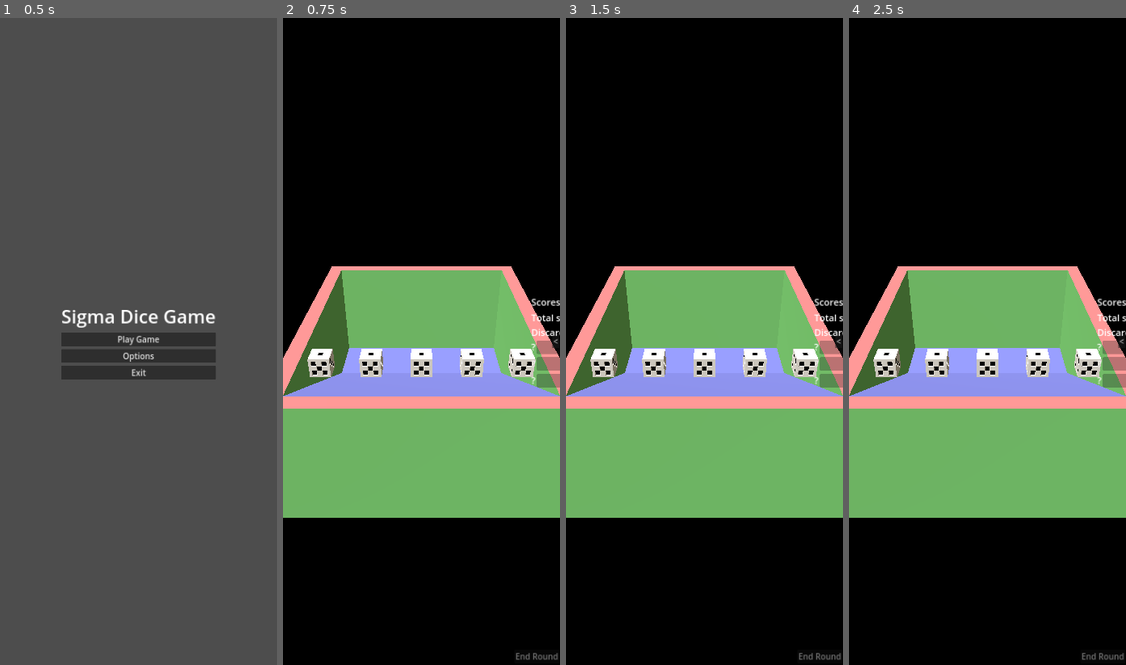
Above: before the commit, frames 1-4 (left to right).
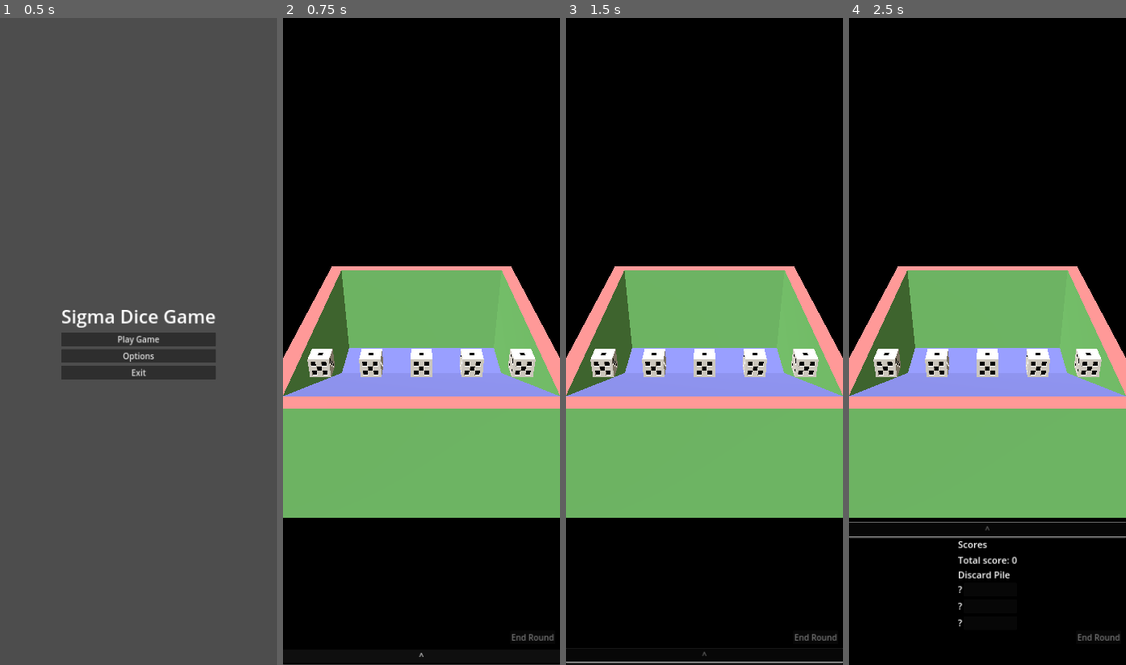
Above: after the commit, the same moments.

Repository: Inglo-Games/SigmaDiceGame
Game: Godot game, scene res://Scenes/Menus/MainMenu.tscn
Two runs of this game, one before a commit and one after it. Both use one fixed random seed, a clock stepped at 60 frames per second and the inputs below.
Inputs (mouse positions are in pixels of both pictures, inside the frame that each line leads up to):
- Up to frame 1 (0.5 s): no input
- Up to frame 2 (0.75 s): click "Play Game" at 0.5 s
- Up to frame 3 (1.5 s): click "<" (after the commit: "^") at 1.25 s
- Up to frame 4 (2.5 s): click (1120, 341) at 2 s, where only the run before the commit has a clickable "<"

Frame 1 is identical in both runs. In frame 2, 1.1% of the frame differs, in the area x 0-100%, y 43-100%; in frame 3, 1.3%; in frame 4, 1.8%.

Commit message:
Move scoreboard panel to bottom

Diff:
--- a/game/Scenes/Game.tscn
+++ b/game/Scenes/Game.tscn
@@ -55,8 +55,10 @@
 anchor_top = 1.0
 anchor_right = 1.0
 anchor_bottom = 1.0
-offset_left = -180.0
-offset_top = -60.0
+offset_left = -196.0
+offset_top = -134.0
+offset_right = -16.0
+offset_bottom = -74.0
 grow_horizontal = 0
 grow_vertical = 0
 theme = ExtResource("4_2o0ol")
@@ -70,10 +72,10 @@
 text = "End Round"
 
 [node name="ScoreboardPanel" parent="." instance=ExtResource("4_56du8")]
-anchors_preset = 11
-anchor_left = 1.0
-offset_left = -30.0
-offset_right = 333.0
-grow_horizontal = 0
+anchors_preset = 12
+anchor_top = 1.0
+offset_top = -61.0
+offset_bottom = 0.0
+grow_vertical = 0
 
 [connection signal="pressed" from="ButtonContainer/EndRoundButton" to="." method="_on_pressed_end_round_button"]
--- a/game/Scenes/UI/Scoreboard.tscn
+++ b/game/Scenes/UI/Scoreboard.tscn
@@ -9,17 +9,13 @@
 
 [node name="VBox" type="VBoxContainer" parent="."]
 layout_mode = 1
-anchors_preset = 8
+anchors_preset = 5
 anchor_left = 0.5
-anchor_top = 0.5
 anchor_right = 0.5
-anchor_bottom = 0.5
 offset_left = -51.5
-offset_top = -89.0
 offset_right = 51.5
-offset_bottom = 89.0
+offset_bottom = 178.0
 grow_horizontal = 2
-grow_vertical = 2
 
 [node name="ScoresHeader" type="Label" parent="VBox"]
 layout_mode = 2
--- a/game/Scenes/UI/ScoreboardPanel.gd
+++ b/game/Scenes/UI/ScoreboardPanel.gd
@@ -1,7 +1,8 @@
-extends HBoxContainer
+extends VBoxContainer
 
 # X coordinate for where panel should sit when "in view", relative to start pos
 const SLIDE_TARGET_X := 256.0
+const SLIDE_TARGET_Y := 512.0
 
 # Track whether panel is currently in the player's viewport
 var is_in_view := false
@@ -17,32 +18,32 @@
 		_slide_panel_into_view()
 
 
-# Slide the panel left into the player's viewport
+# Slide the panel up into the player's viewport
 func _slide_panel_into_view():
 	# Determine new position for panel
-	var target_pos = Vector2(position.x - SLIDE_TARGET_X, position.y)
+	var target_pos = Vector2(position.x, position.y - SLIDE_TARGET_Y)
 
 	# Use a tween to slide panel
 	var tween = get_tree().create_tween()
-	tween.tween_property(self, "position", target_pos, 1.5).set_trans(Tween.TRANS_SPRING)
+	tween.tween_property(self, "position", target_pos, 1.5).set_trans(Tween.TRANS_CUBIC)
 	tween.play()
 	await tween.finished
 
 	# After tween is finished, update button and is_in_view value
 	is_in_view = true
-	$ExpanderButton.text = ">"
+	$ExpanderButton.text = "v"
 	$ExpanderButton.disabled = false
 
 
-# Slide the panel right out of the player's viewport
+# Slide the panel down out of the player's viewport
 func _slide_panel_out_view():
-	var target_pos = Vector2(position.x + SLIDE_TARGET_X, position.y)
+	var target_pos = Vector2(position.x, position.y + SLIDE_TARGET_Y)
 
 	var tween = get_tree().create_tween()
-	tween.tween_property(self, "position", target_pos, 1.5).set_trans(Tween.TRANS_SPRING)
+	tween.tween_property(self, "position", target_pos, 1.5).set_trans(Tween.TRANS_CUBIC)
 	tween.play()
 	await tween.finished
 
 	is_in_view = false
-	$ExpanderButton.text = "<"
+	$ExpanderButton.text = "^"
 	$ExpanderButton.disabled = false
--- a/game/Scenes/UI/ScoreboardPanel.tscn
+++ b/game/Scenes/UI/ScoreboardPanel.tscn
@@ -4,10 +4,12 @@
 [ext_resource type="Script" path="res://Scenes/UI/ScoreboardPanel.gd" id="1_b3tc4"]
 [ext_resource type="PackedScene" uid="uid://ckferd6wgtq5r" path="res://Scenes/UI/Scoreboard.tscn" id="2_6bmwe"]
 
-[node name="ScoreboardPanel" type="HBoxContainer"]
+[node name="ScoreboardPanel" type="VBoxContainer"]
 anchors_preset = 15
 anchor_right = 1.0
 anchor_bottom = 1.0
+offset_top = -52.0
+offset_bottom = -52.0
 grow_horizontal = 2
 grow_vertical = 2
 theme = ExtResource("1_5t1ag")
@@ -16,15 +18,16 @@
 [node name="ExpanderButton" type="Button" parent="."]
 layout_mode = 2
 size_flags_vertical = 4
-text = "<"
+text = "^"
 
 [node name="PanelContainer" type="PanelContainer" parent="."]
 layout_mode = 2
 size_flags_horizontal = 3
+size_flags_vertical = 3
 
 [node name="Scoreboard" parent="PanelContainer" instance=ExtResource("2_6bmwe")]
 layout_mode = 2
-size_flags_horizontal = 0
-size_flags_vertical = 4
+size_flags_horizontal = 4
+size_flags_vertical = 0
 
 [connection signal="pressed" from="ExpanderButton" to="." method="_on_expander_button_pressed"]
